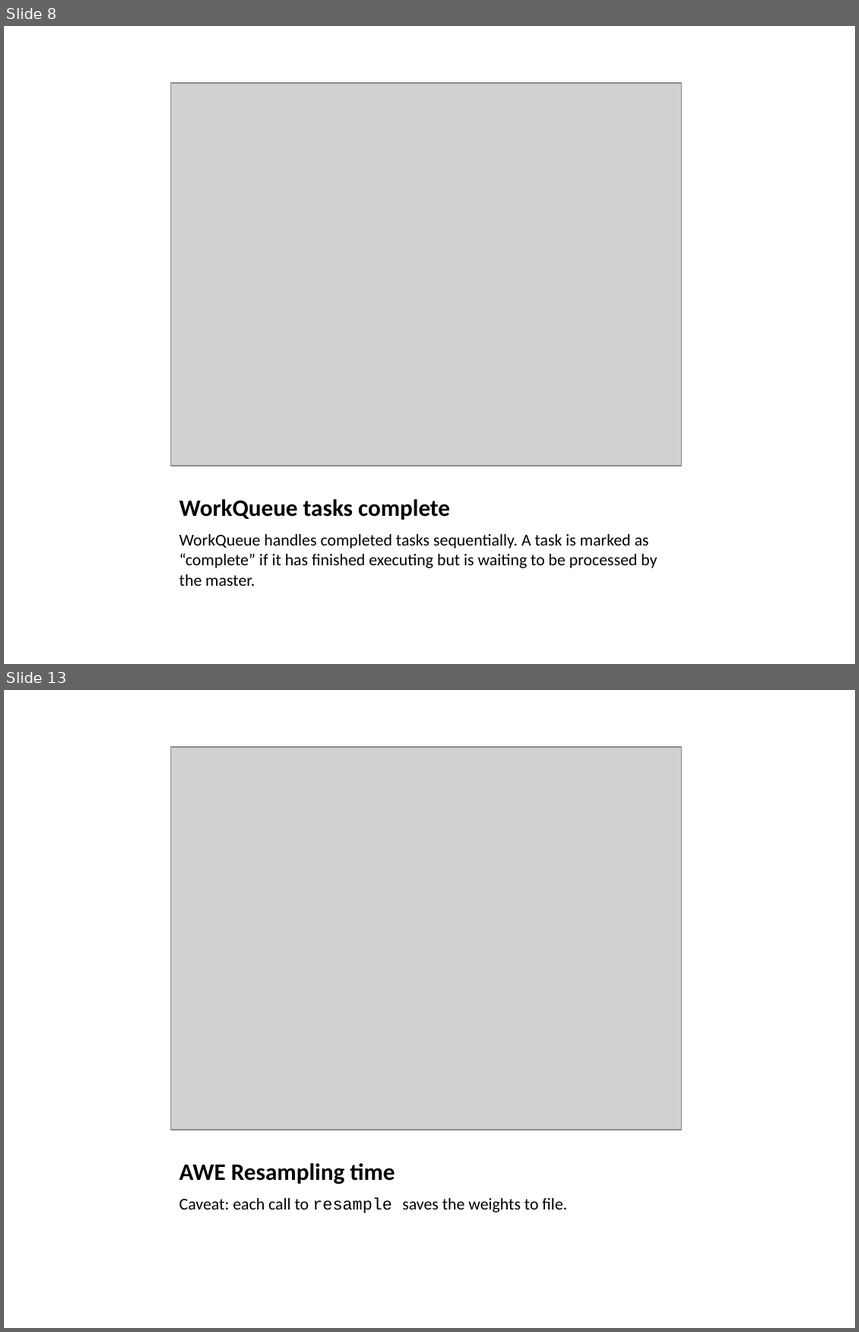
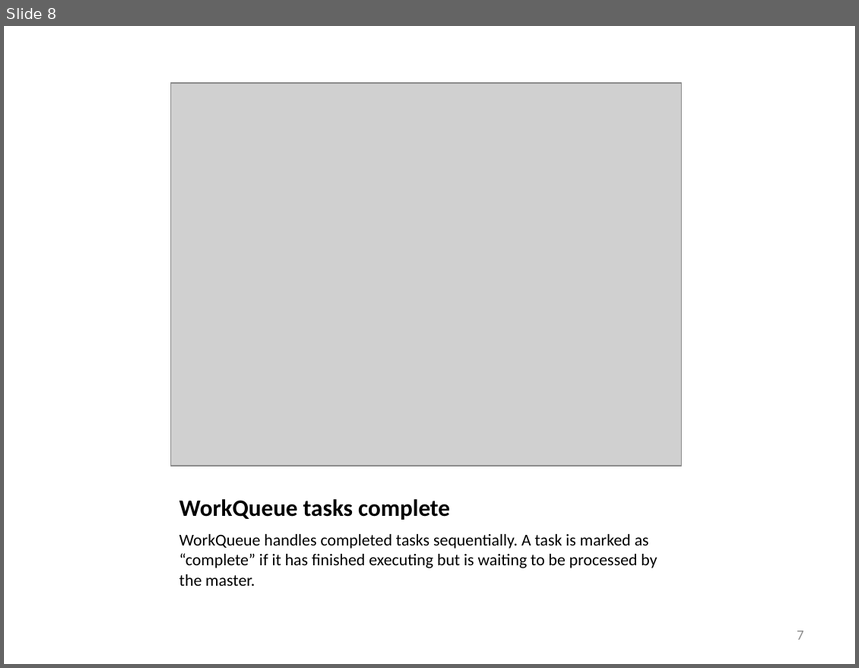
Before and after one commit to cooperative-computing-lab/awe, a slide deck: stats.has-plots/summary.pptx. Shown one above the other, each under a label of ours: slides 8 and 13 before the commit, slide 8 after it; the slides between them are not shown. The pictures are 859x1332 and 859x668 pixels, drawn with LibreOffice and Linux fonts; fonts in the diff are those of the drawing; grey boxes stand for pictures. Boxes give left, top, right and bottom in pixels: in the first picture for what was removed or moved away, otherwise in the second. Text is boxed around its words. In the diff, an @@ line names an element or a change of style, - is before the commit and + after.

```diff
--- a/stats.has-plots/summary.pptx
+++ b/stats.has-plots/summary.pptx
@@ slide 13 removed at bbox=[4, 690, 855, 1328], background #FFFFFF @@
@@ picture removed at bbox=[171, 747, 682, 1130] @@
@@ title removed at bbox=[180, 1163, 395, 1185] @@
-AWE Resampling time
@@ text removed at bbox=[180, 1198, 567, 1214] @@
-Caveat: each call to resample saves the weights to file.
@@ slide 8 changed as well @@
@@ page number added at bbox=[797, 631, 804, 640], 12 pt, text #8C8C8C @@
+7
```
Also in this commit, not shown: 5 other slides changed, 2 slides added, 6 other slides removed.
